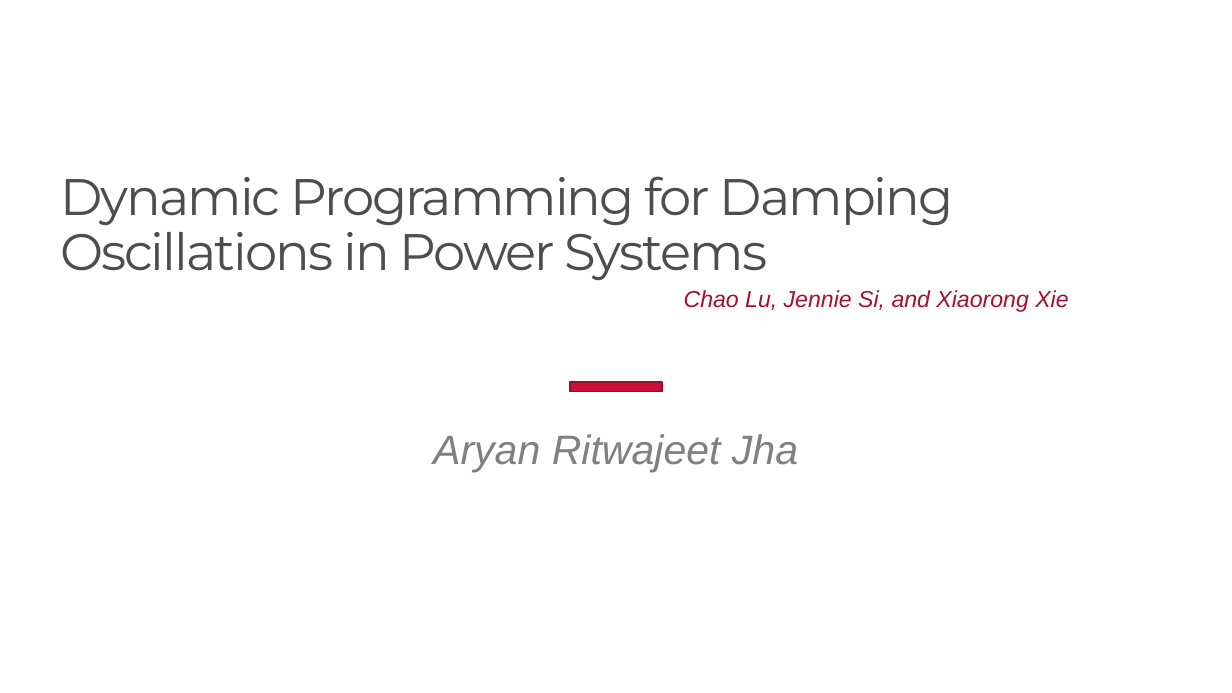
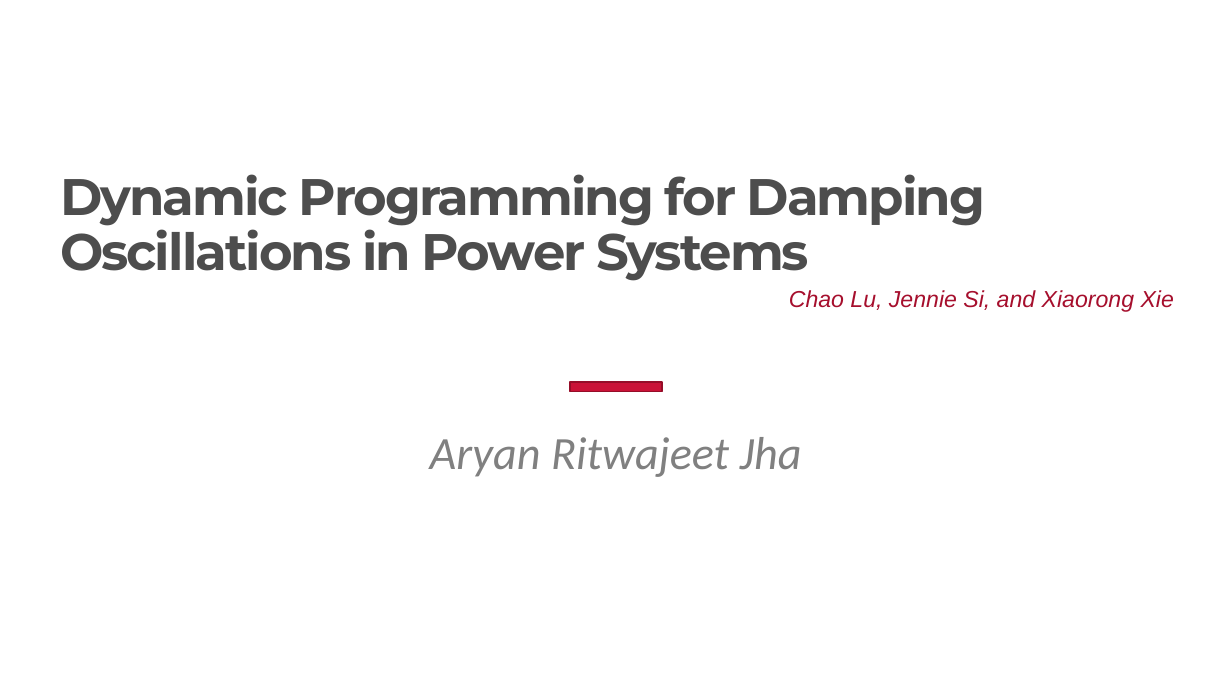
Before and after one commit to Realife-Brahmin/structured_courses, a slide deck: slide 1 of ee523/evaluation/p/ee523_project_presentation_aryan_ritwajeet_jha.pptx. Drawn at 1232x693 pixels with LibreOffice and Linux fonts; fonts in the diff are those of the drawing; background and template pictures are left out. Boxes give left, top, right and bottom in pixels: in the first picture for what was removed or moved away, otherwise in the second. Text is boxed around its words. In the diff, an @@ line names an element or a change of style, - is before the commit and + after.

```diff
--- a/ee523/evaluation/p/ee523_project_presentation_aryan_ritwajeet_jha.pptx
+++ b/ee523/evaluation/p/ee523_project_presentation_aryan_ritwajeet_jha.pptx
@@ title "Dynamic Programming for Damping Oscillations ..." at bbox=[60, 174, 986, 281]: bold on @@
@@ text "Chao Lu, Jennie Si, and ...": place and size @@
-text "Chao Lu, Jennie Si, and ..." at bbox=[684, 290, 1068, 312]
+text "Chao Lu, Jennie Si, and ..." at bbox=[789, 290, 1174, 312]
@@ subtitle "Aryan Ritwajeet Jha" at bbox=[430, 437, 802, 477]: size 32 to 36 pt, font Arial to Calibri @@
```
Also in this commit, not shown: 2 slides added, 8 slides removed, 1 other file.
